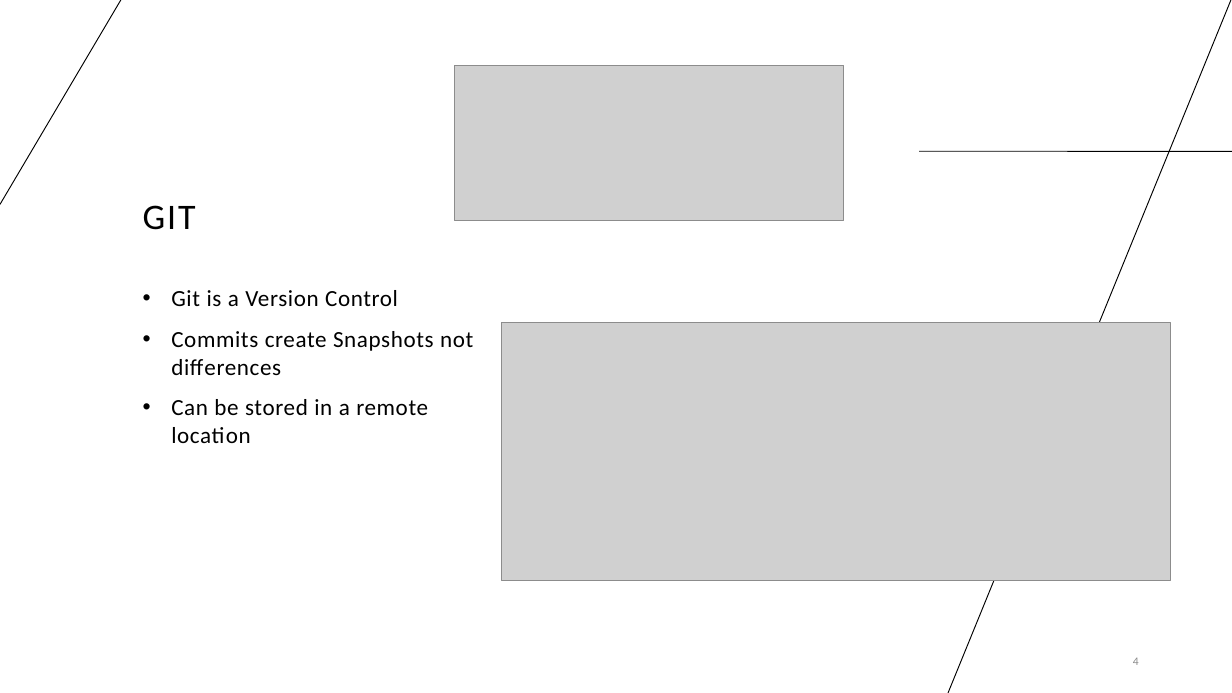
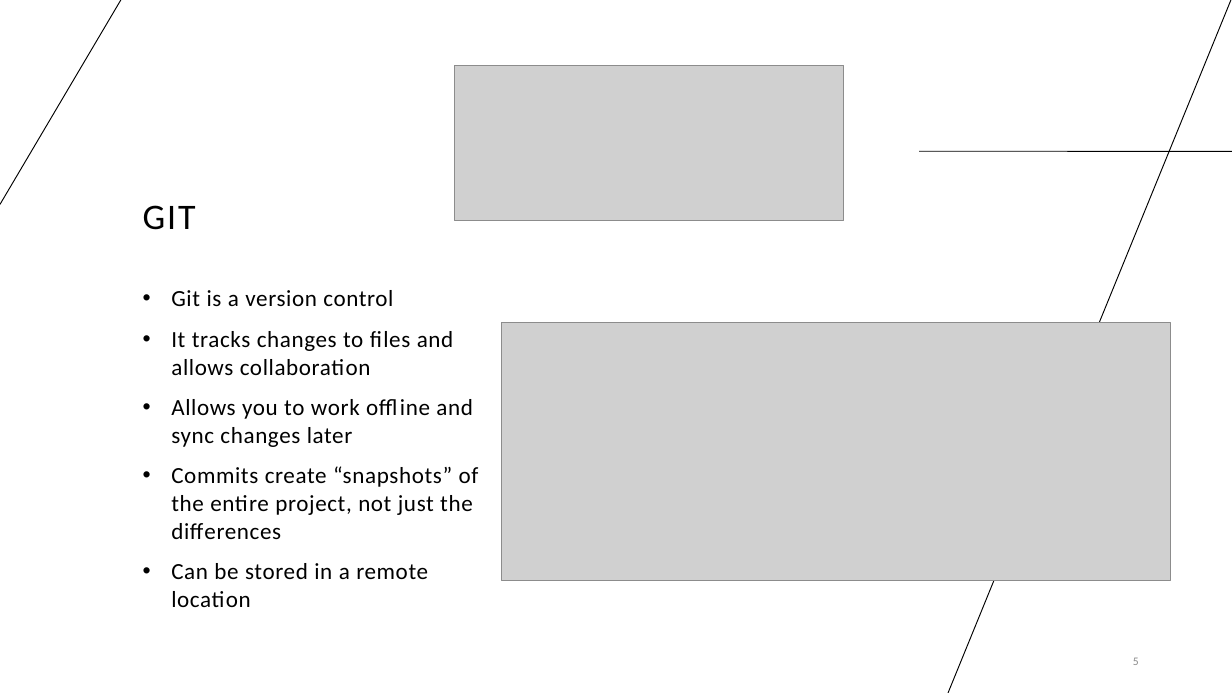
Before and after one commit to cassandra-hui/GitHub-Workshop, a slide deck: slide 5 of Day_1.pptx (slide 4 before the commit). Drawn at 1232x693 pixels with LibreOffice and Linux fonts; fonts in the diff are those of the drawing; grey boxes stand for pictures. Boxes give left, top, right and bottom in pixels: in the first picture for what was removed or moved away, otherwise in the second. Text is boxed around its words. In the diff, an @@ line names an element or a change of style, - is before the commit and + after.

```diff
--- a/Day_1.pptx
+++ b/Day_1.pptx
@@ text at (x1=171, y1=290, x2=479, y2=539): text changed @@
-  • Git is a Version Control
-  • Commits create Snapshots not differences
+  • Git is a version control
+  • It tracks changes to files and allows collaboration
+  • Allows you to work offline and sync changes later
+  • Commits create “snapshots” of the entire project, not just the differences
@@ page number at (x1=1133, y1=657, x2=1139, y2=665): text changed @@
-4
+5
```
Also in this commit, not shown: 14 other slides changed, 10 slides added, 2 slides removed, 5 other files.
